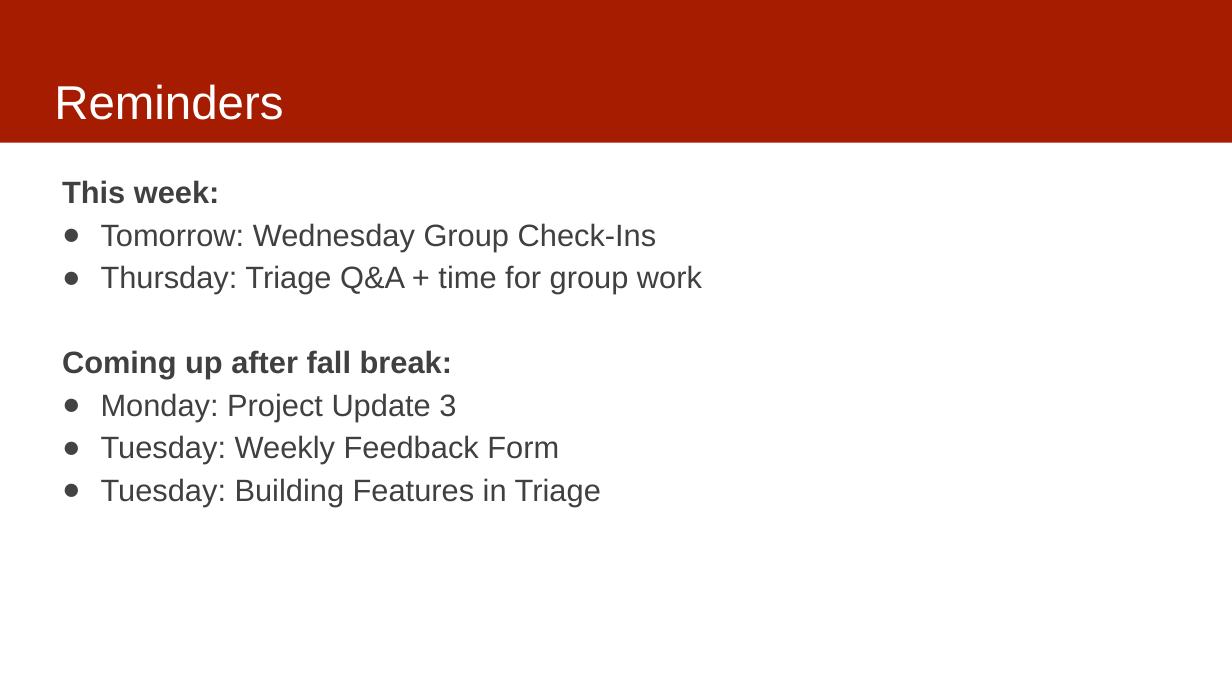
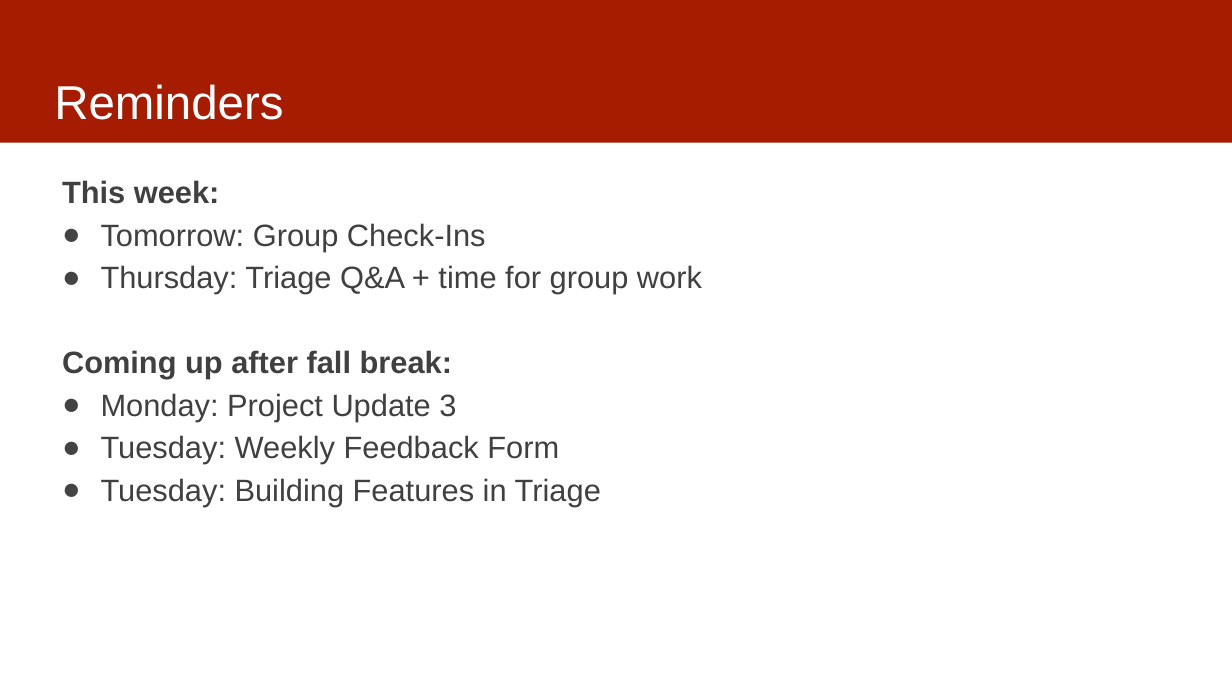
Before and after one commit to dssg/mlforpublicpolicylab, a slide deck: slide 3 of Lectures/12-features-and-imputation.pptx. Drawn at 1232x693 pixels with LibreOffice and Linux fonts; fonts in the diff are those of the drawing. Boxes give left, top, right and bottom in pixels: in the first picture for what was removed or moved away, otherwise in the second. Text is boxed around its words. In the diff, an @@ line names an element or a change of style, - is before the commit and + after.

```diff
--- a/Lectures/12-features-and-imputation.pptx
+++ b/Lectures/12-features-and-imputation.pptx
@@ text at box(101, 223, 486, 252): text changed @@
-● Tomorrow: Wednesday Group Check-Ins
+● Tomorrow: Group Check-Ins
```
Also in this commit, not shown: 5 other slides changed, 2 slides removed.
